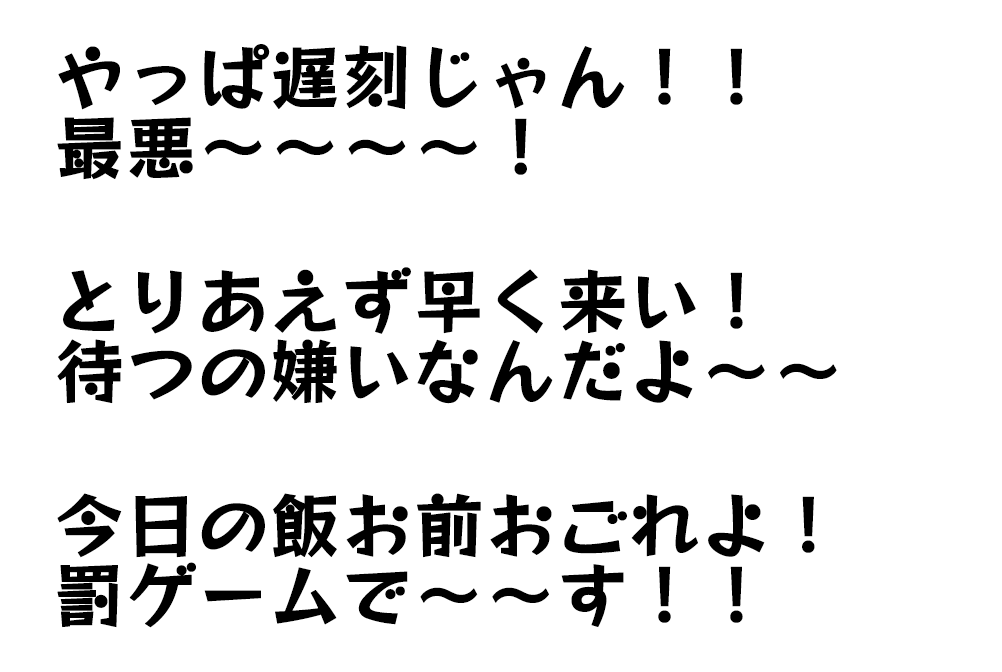
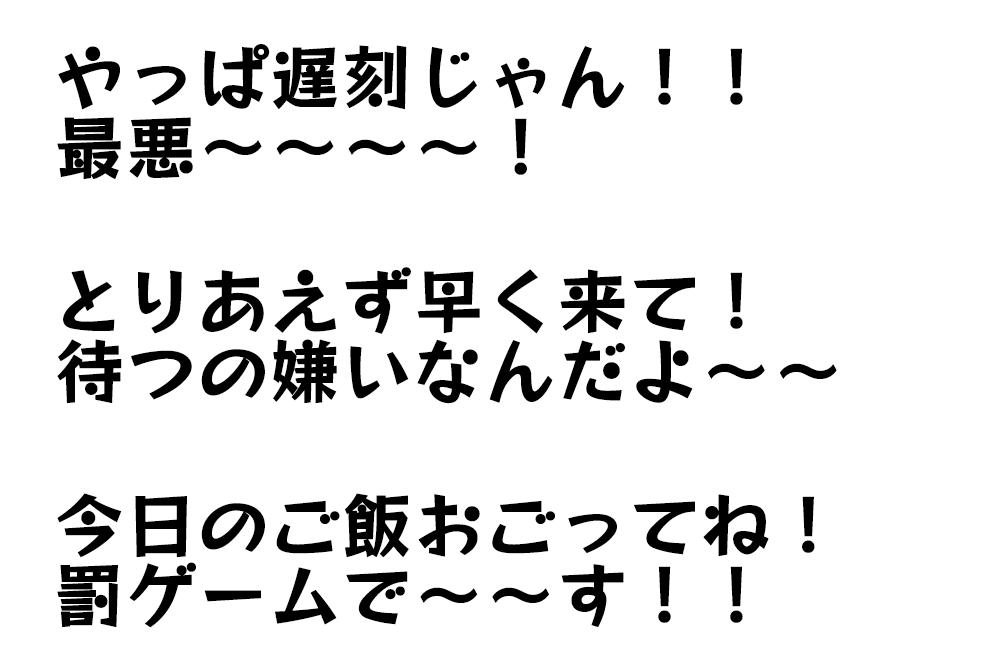
Layered file, before and after one edit (1002x672). Changes by layer:
renamed "今日の飯お前おごれよ！ 罰ゲームで～～す！！" to "今日のご飯おごってね！ 罰ゲームで～～す！！", painted on it over [273, 493, 769, 558]
renamed "とりあえず早く来い！ 待つの嫌いなんだよ～～" to "とりあえず早く来て！ 待つの嫌いなんだよ～～", painted on it over [634, 276, 696, 331]
